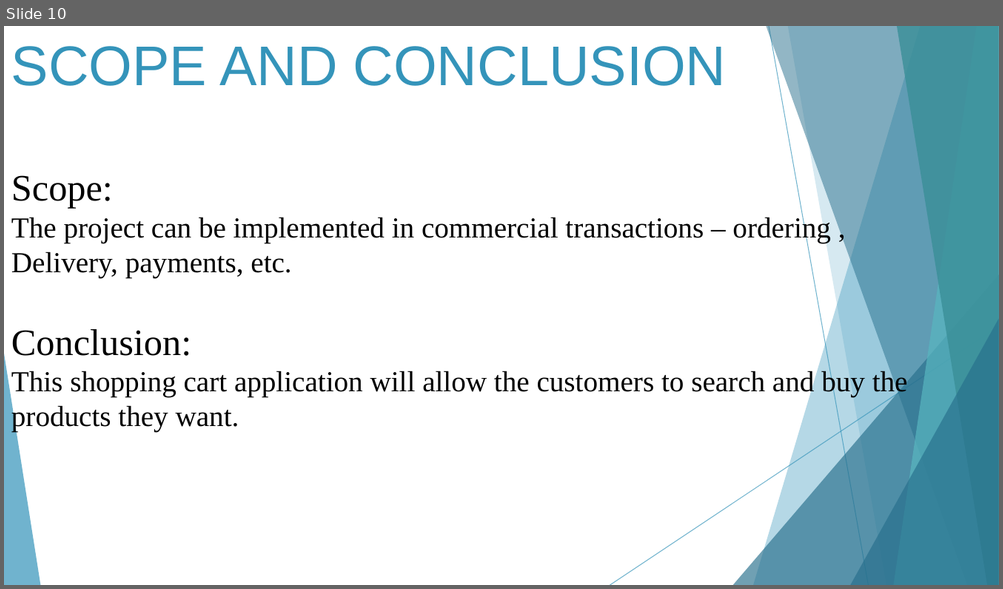
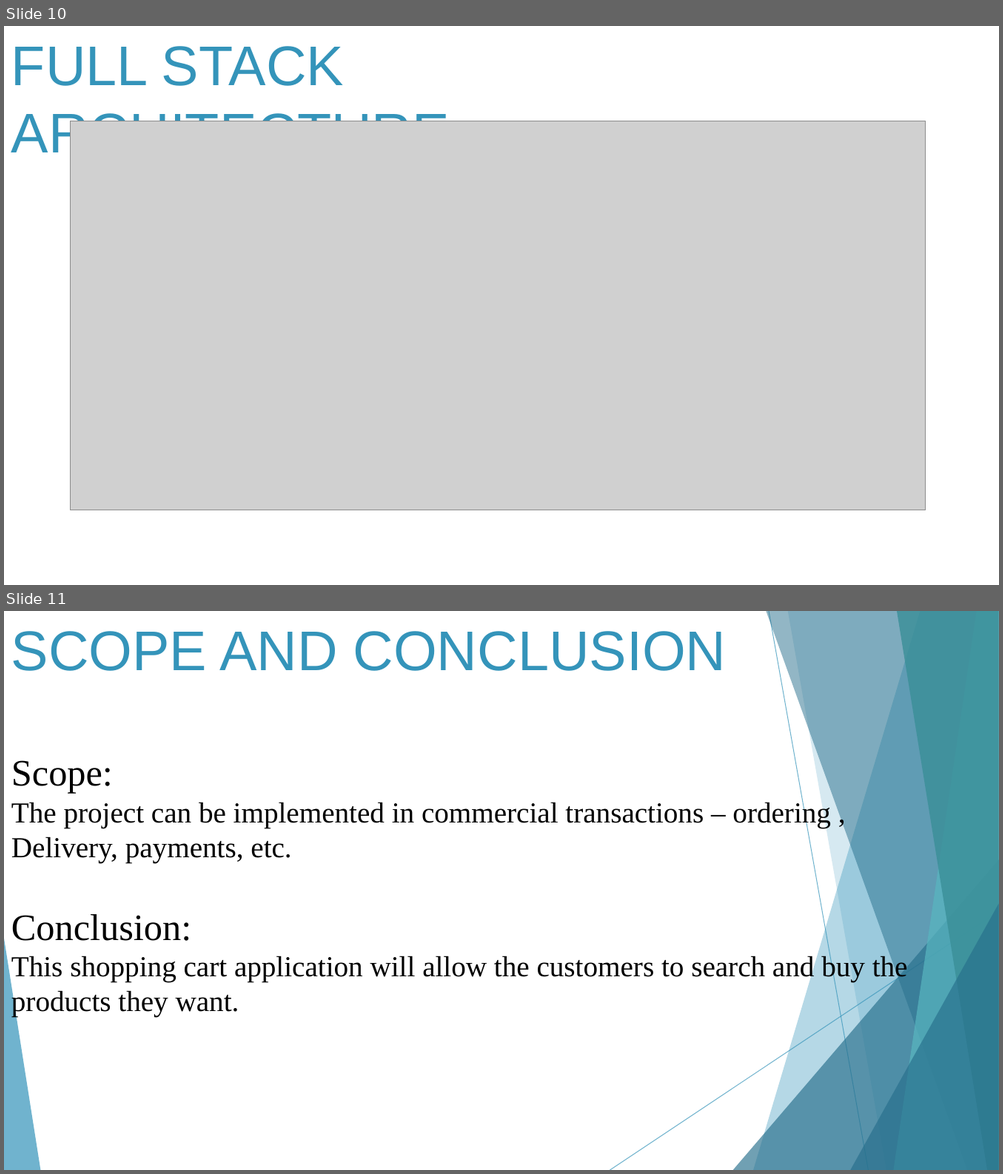
Before and after one commit to aspatil12/Final-ppt, a slide deck: shopFinal.pptx. Shown one above the other, each under a label of ours: slide 10 before the commit, slides 10 and 11 after it. The pictures are 1003x589 and 1003x1174 pixels, drawn with LibreOffice and Linux fonts; fonts in the diff are those of the drawing; grey boxes stand for pictures. Boxes give left, top, right and bottom in pixels: in the first picture for what was removed or moved away, otherwise in the second. Text is boxed around its words. In the diff, an @@ line names an element or a change of style, - is before the commit and + after.

```diff
--- a/shopFinal.pptx
+++ b/shopFinal.pptx
@@ slide 10 added at (4, 26, 999, 585), background #FFFFFF @@
@@ text added at (11, 46, 449, 163), 54 pt, text #3494BA @@
+FULL STACK ARCHITECTURE
@@ picture added at (71, 121, 926, 510) @@
@@ what was slide 10 is now slide 11 @@
```
